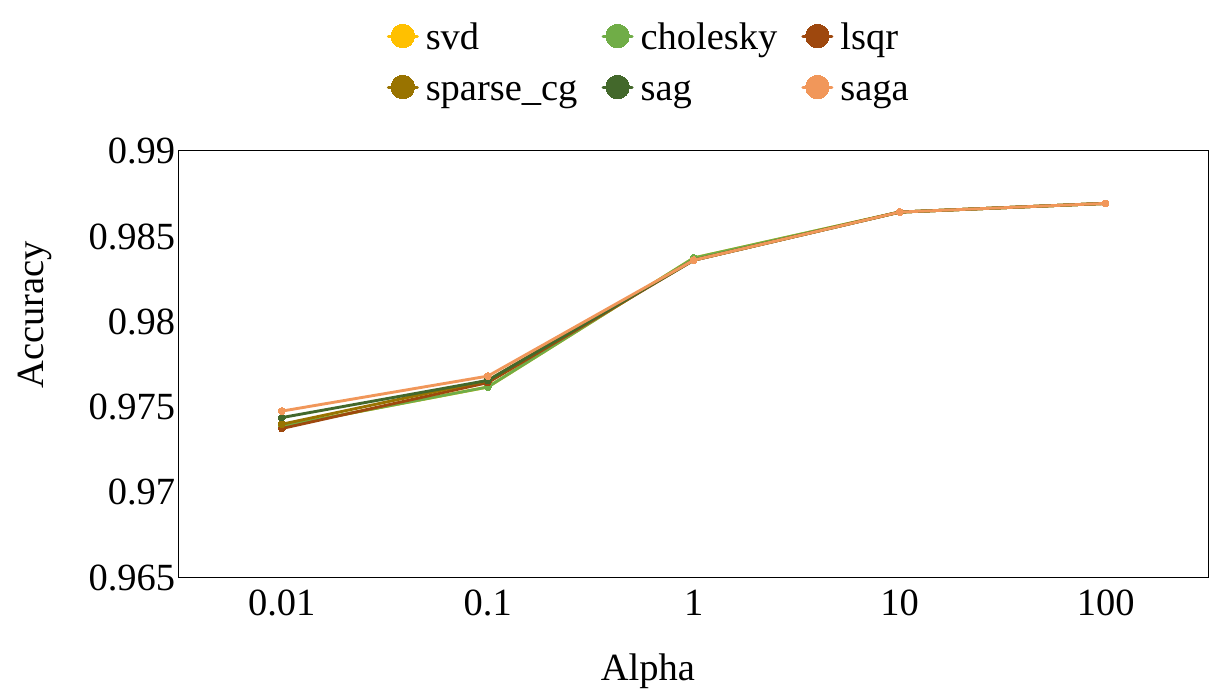
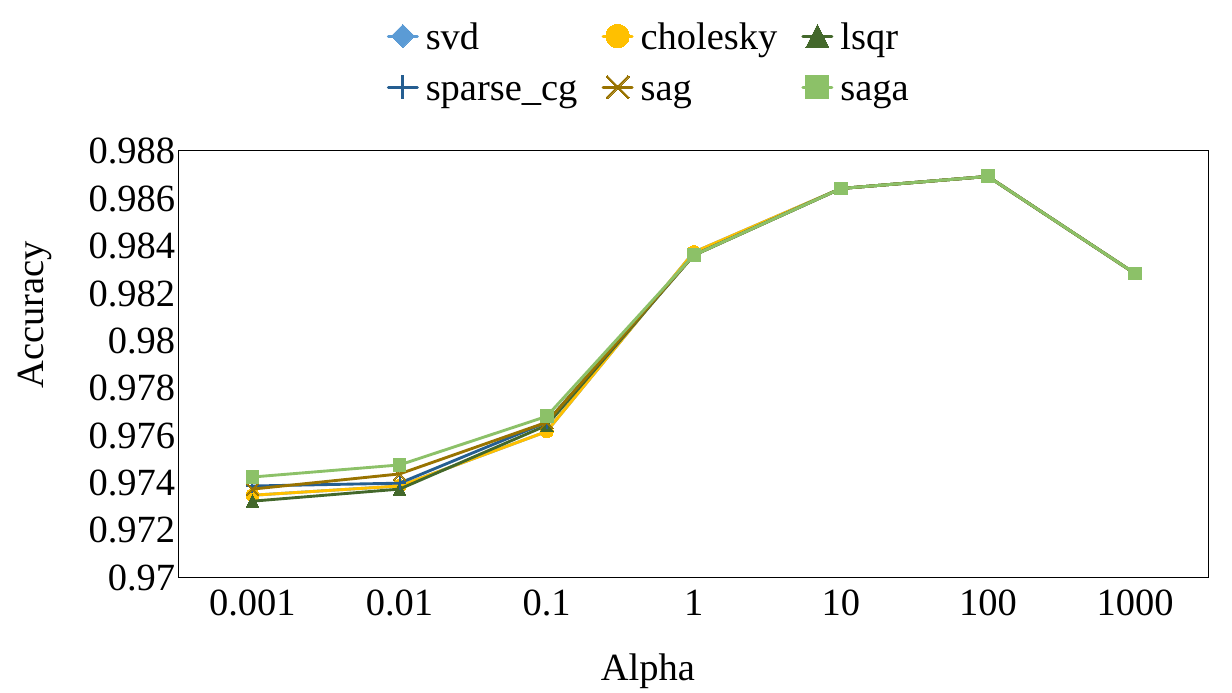
Before and after one commit to AlexChang/StatImgClassification, a slide deck: slide 6 of graph.pptx. Drawn at 1232x693 pixels with LibreOffice and Linux fonts; fonts in the diff are those of the drawing. Boxes give left, top, right and bottom in pixels: in the first picture for what was removed or moved away, otherwise in the second. Text is boxed around its words. In the diff, an @@ line names an element or a change of style, - is before the commit and + after.

```diff
--- a/graph.pptx
+++ b/graph.pptx
@@ line chart at (66,0,1232,637) @@
-categories: 0.01, 0.1, 1, 10, 100
+categories: 1E-3, 0.01, 0.1, 1, 10, 100, 1000
-svd: 0.97, 0.98, 0.98, 0.99, 0.99
+svd: 0.9735, 0.9738, 0.9761, 0.9837, 0.9864, 0.9869, 0.9828
@@ colour of svd #FFC000 to #5B9BD5 @@
-cholesky: 0.97, 0.98, 0.98, 0.99, 0.99
+cholesky: 0.9735, 0.9738, 0.9761, 0.9837, 0.9864, 0.9869, 0.9828
@@ colour of cholesky #70AD47 to #FFC000 @@
-lsqr: 0.97, 0.98, 0.98, 0.99, 0.99
+lsqr: 0.9732, 0.9737, 0.9764, 0.9836, 0.9864, 0.9869, 0.9828
@@ colour of lsqr #9E480E to #43682B @@
-sparse_cg: 0.97, 0.98, 0.98, 0.99, 0.99
+sparse_cg: 0.9738, 0.974, 0.9765, 0.9836, 0.9864, 0.9869, 0.9828
@@ colour of sparse_cg #997300 to #255E91 @@
-sag: 0.97, 0.98, 0.98, 0.99, 0.99
+sag: 0.9737, 0.9744, 0.9765, 0.9836, 0.9864, 0.9869, 0.9828
@@ colour of sag #43682B to #997300 @@
-saga: 0.97, 0.98, 0.98, 0.99, 0.99
+saga: 0.9742, 0.9747, 0.9768, 0.9836, 0.9864, 0.9869, 0.9828
@@ colour of saga #F1975A to #8CC168 @@
@@ category axis changed @@
@@ value axis changed @@
```
Also in this commit, not shown: 2 other slides changed, 12 other files.
